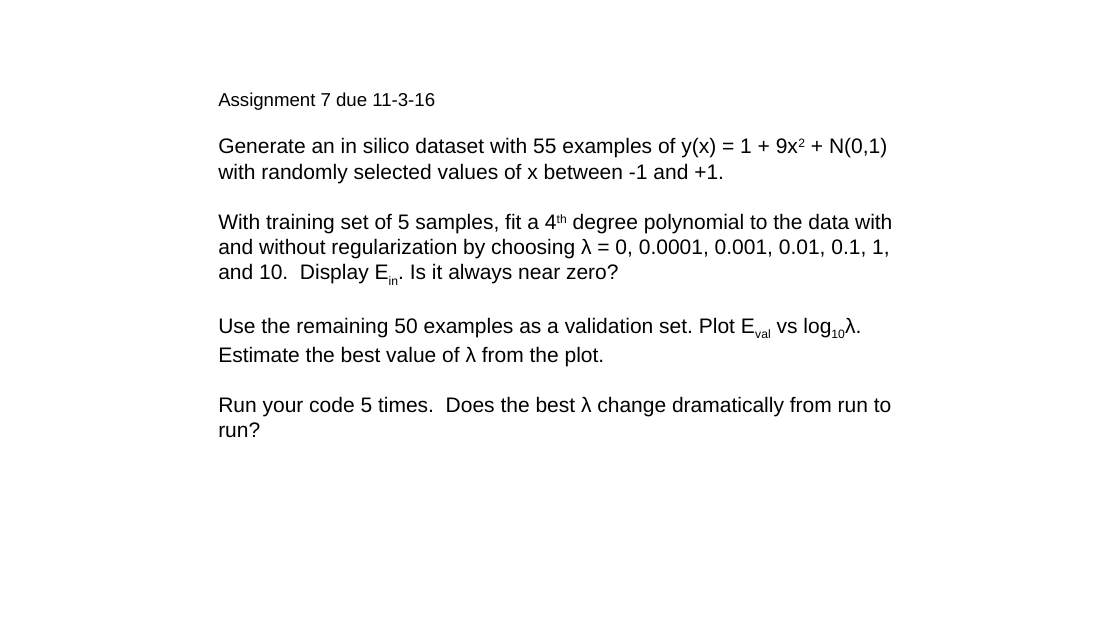
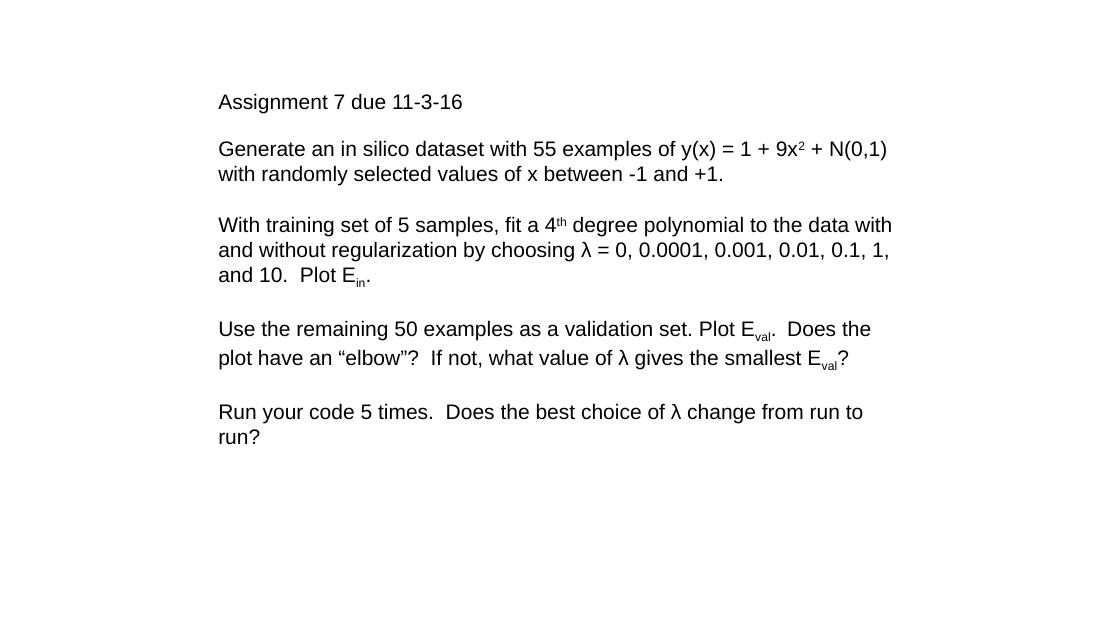
Before and after one commit to zhy9036/cs_2016_fall, a slide deck: slide 6 of 534_ANN/assignments fall 2016.pptx. Drawn at 1120x630 pixels with LibreOffice and Linux fonts; fonts in the diff are those of the drawing. Boxes give left, top, right and bottom in pixels: in the first picture for what was removed or moved away, otherwise in the second. Text is boxed around its words. In the diff, an @@ line names an element or a change of style, - is before the commit and + after.

```diff
--- a/534_ANN/assignments fall 2016.pptx
+++ b/534_ANN/assignments fall 2016.pptx
@@ text at (218,93,463,113): size 16 to 18 pt in "Assignment 7 due 11-3-16" @@
@@ text at (218,216,892,444): text changed @@
-With training set of 5 samples, fit a 4th degree polynomial to the data with and without regularization by choosing λ = 0, 0.0001, 0.001, 0.01, 0.1, 1, and 10. Display Ein. Is it always near zero?
-Use the remaining 50 examples as a validation set. Plot Eval vs log10λ. Estimate the best value of λ from the plot.
-Run your code 5 times. Does the best λ change dramatically from run to run?
+With training set of 5 samples, fit a 4th degree polynomial to the data with and without regularization by choosing λ = 0, 0.0001, 0.001, 0.01, 0.1, 1, and 10. Plot Ein.
+Use the remaining 50 examples as a validation set. Plot Eval. Does the plot have an “elbow”? If not, what value of λ gives the smallest Eval?
+Run your code 5 times. Does the best choice of λ change from run to run?
```
Also in this commit, not shown: 25 other files.
